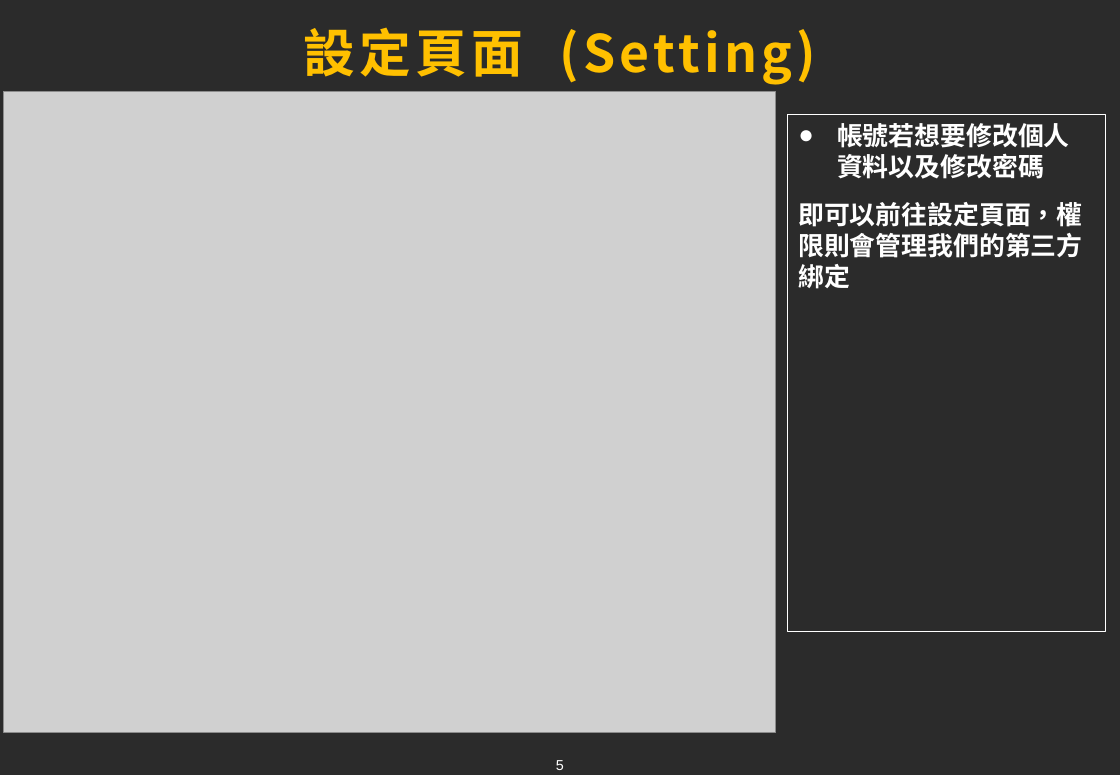
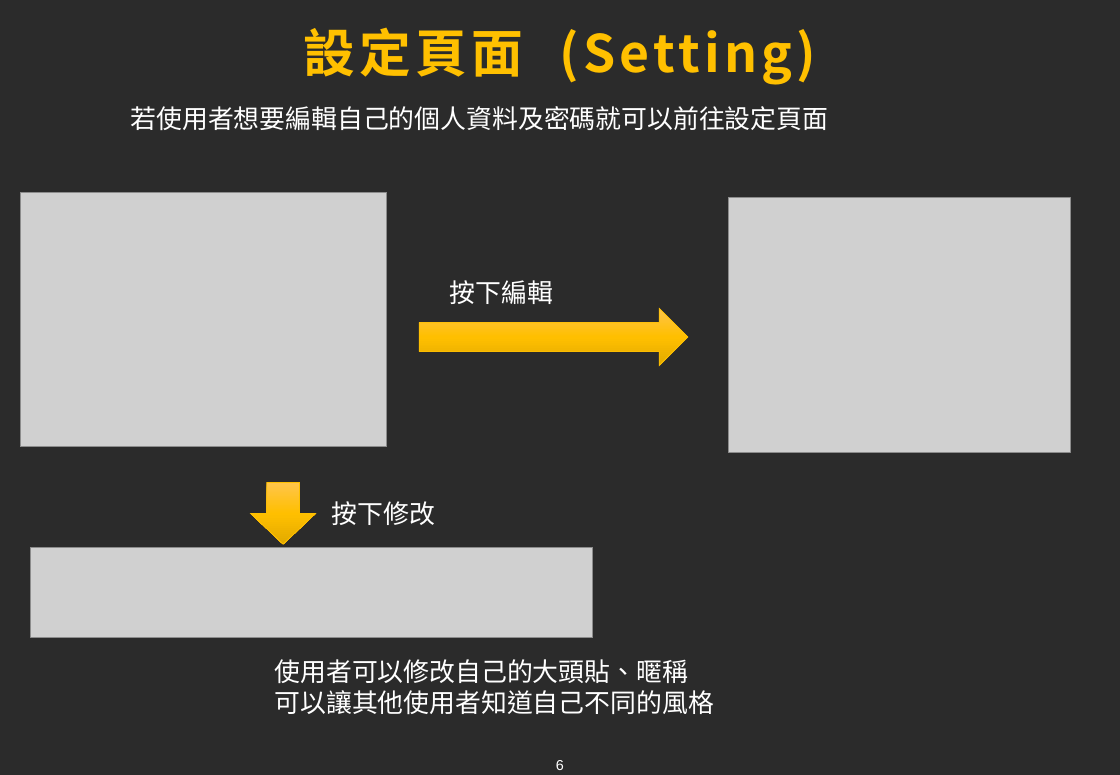
Before and after one commit to tim93009/FinalProject_GameForum, a slide deck: slide 6 of docs/ppt/xiong.pptx (slide 5 before the commit). Drawn at 1120x775 pixels with LibreOffice and Linux fonts; fonts in the diff are those of the drawing; grey boxes stand for pictures; background and template pictures are left out; a plain dark background stands for a picture behind light text. Boxes give left, top, right and bottom in pixels: in the first picture for what was removed or moved away, otherwise in the second. Text is boxed around its words. In the diff, an @@ line names an element or a change of style, - is before the commit and + after.

Commit message:
ppt修改

```diff
--- a/docs/ppt/xiong.pptx
+++ b/docs/ppt/xiong.pptx
@@ picture removed at (4,92,776,733) @@
@@ text added at (131,106,829,130), 18 pt, text #FFFFFF @@
+若使用者想要編輯自己的個人資料及密碼就可以前往設定頁面
@@ text removed at (788,115,1106,633) @@
-● 帳號若想要修改個人資料以及修改密碼
-即可以前往設定頁面，權限則會管理我們的第三方綁定
@@ picture added at (21,192,387,447) @@
@@ picture added at (729,198,1071,452) @@
@@ text added at (450,280,553,304), 18 pt, text #FFFFFF @@
+按下編輯
@@ right arrow added at (419,309,688,366), fill gradient #FFC64B to #FFC000 to #E3AB00, outline #FFC000 0.5 pt @@
@@ down arrow added at (250,483,315,545), fill gradient #FFC64B to #FFC000 to #E3AB00, outline #FFC000 0.5 pt @@
@@ text added at (332,501,435,525), 18 pt, text #FFFFFF @@
+按下修改
@@ picture added at (31,548,593,639) @@
@@ text added at (275,659,714,714), 18 pt, text #FFFFFF @@
+使用者可以修改自己的大頭貼、暱稱
+可以讓其他使用者知道自己不同的風格
@@ page number at (556,760,564,770): text changed @@
-5
+6
```
Also in this commit, not shown: 2 other slides changed, 3 slides added, 1 slide removed, 4 other files.
